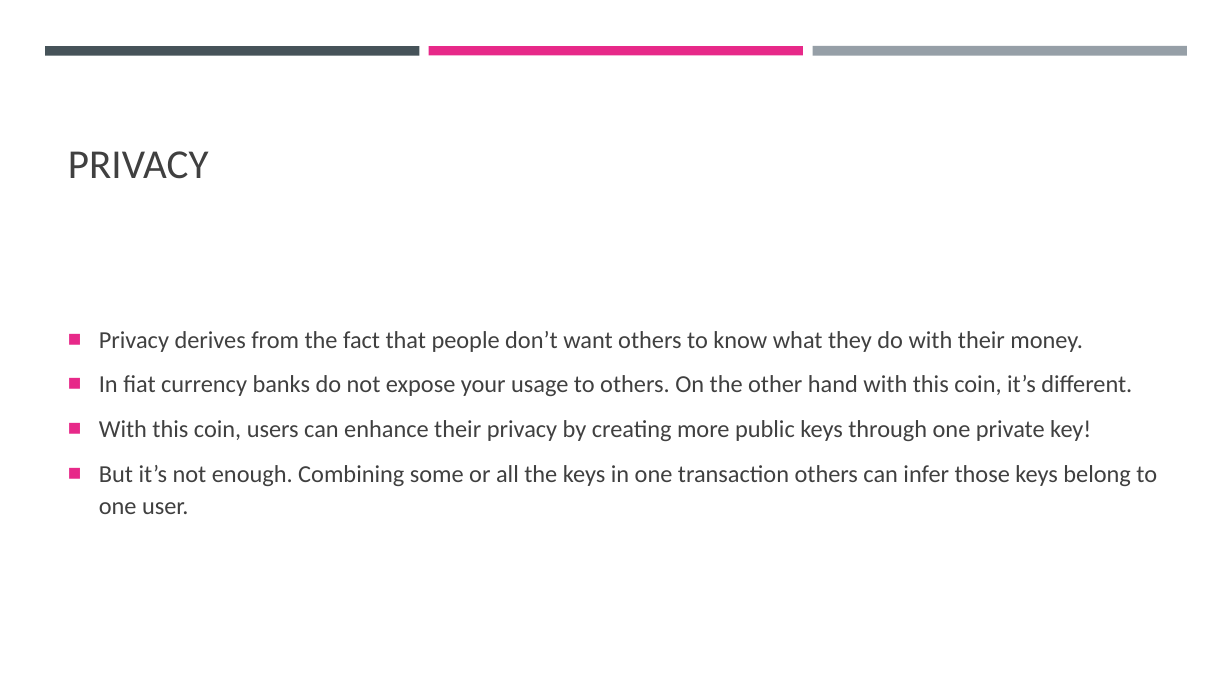
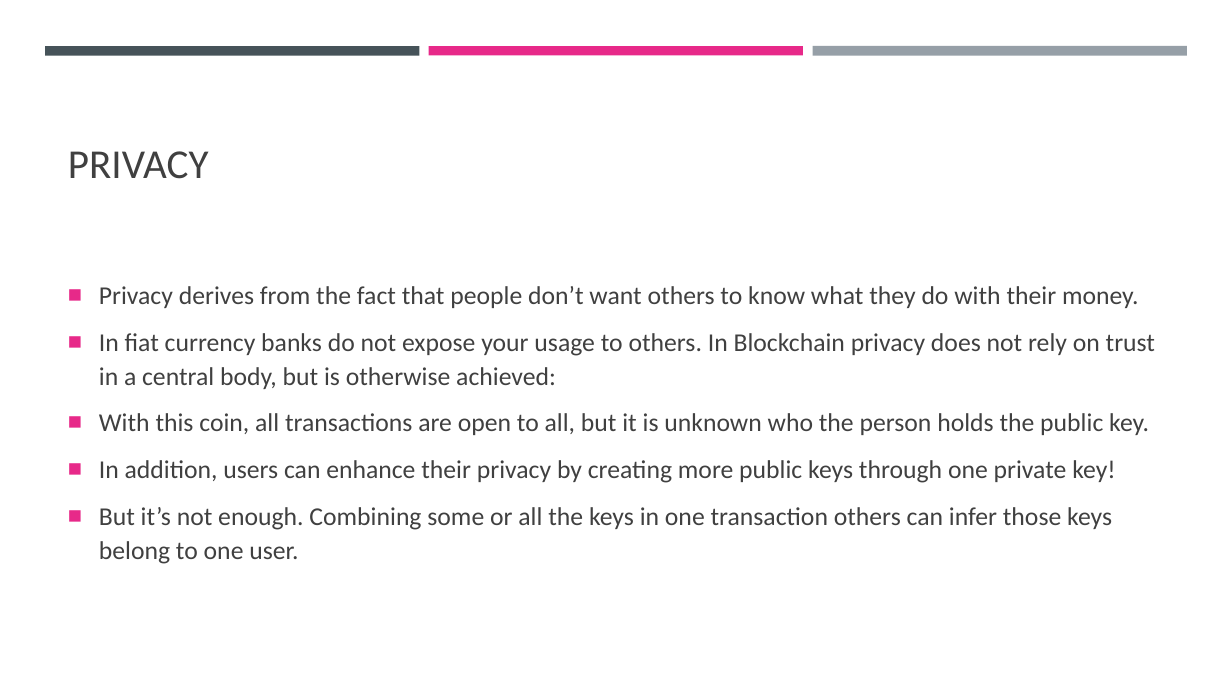
Before and after one commit to cyoni/bitcoin, a slide deck: slide 32 of bitcoin.pptx (slide 26 before the commit). Drawn at 1232x693 pixels with LibreOffice and Linux fonts; fonts in the diff are those of the drawing. Boxes give left, top, right and bottom in pixels: in the first picture for what was removed or moved away, otherwise in the second. Text is boxed around its words. In the diff, an @@ line names an element or a change of style, - is before the commit and + after.

```diff
--- a/bitcoin.pptx
+++ b/bitcoin.pptx
@@ text at (99,286,1139,564): size 19 to 20 pt in "Privacy derives from the fact that people ...", "But it’s not enough. Combining some or ..." @@
@@ text at (99,333,1155,483): text changed; size 19 to 20 pt @@
-■ In fiat currency banks do not expose your usage to others. On the other hand with this coin, it’s different.
-■ With this coin, users can enhance their privacy by creating more public keys through one private key!
+■ In fiat currency banks do not expose your usage to others. In Blockchain privacy does not rely on trust in a central body, but is otherwise achieved:
+■ With this coin, all transactions are open to all, but it is unknown who the person holds the public key.
+■ In addition, users can enhance their privacy by creating more public keys through one private key!
```
Also in this commit, not shown: 25 other slides changed, 24 slides added, 3 slides removed.
